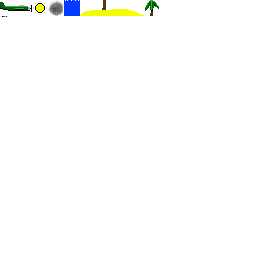
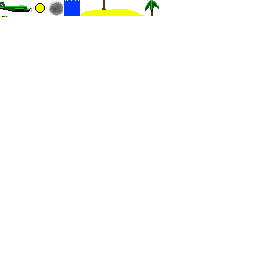
Before/after of a (256, 256) layered artwork. What changed in the layer stack:
painted on "tiles.png" over [0, 0, 151, 16]
